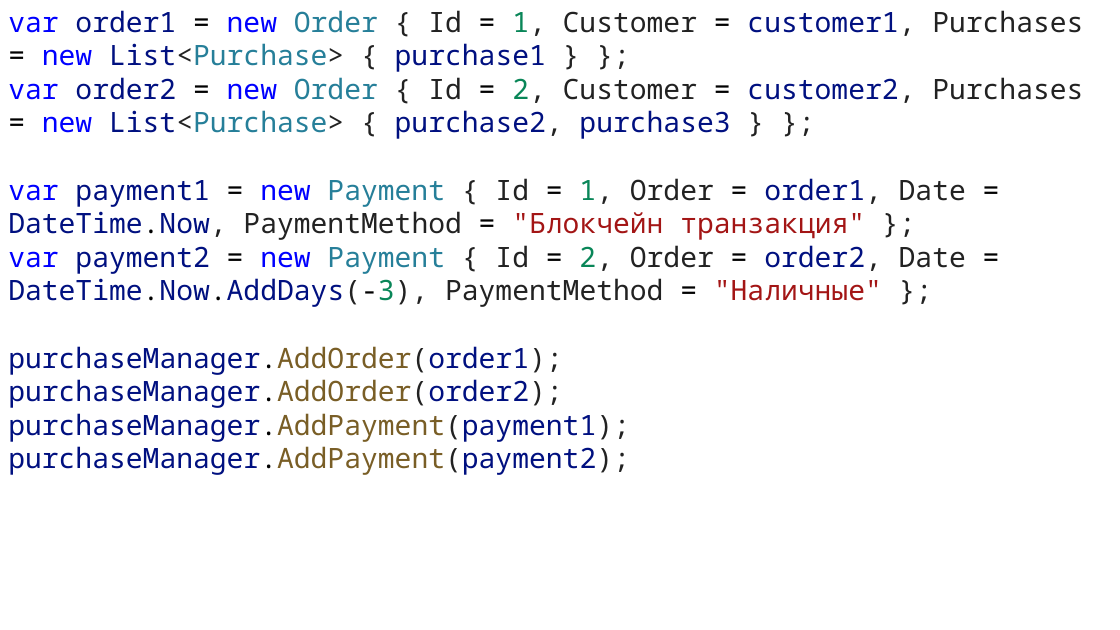
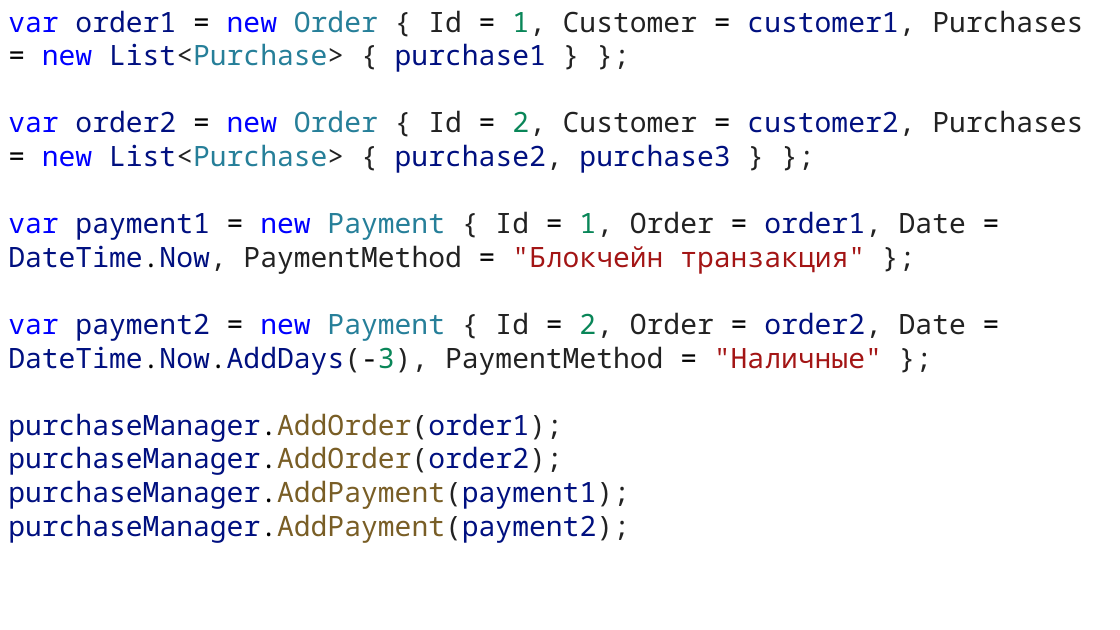
Before and after one commit to DaniilKlyukin/ITiP-3, a slide deck: slide 15 of Лекции/ИТиП 3 API.pptx. Drawn at 1120x630 pixels with LibreOffice and Linux fonts; fonts in the diff are those of the drawing. Boxes give left, top, right and bottom in pixels: in the first picture for what was removed or moved away, otherwise in the second. Text is boxed around its words. In the diff, an @@ line names an element or a change of style, - is before the commit and + after.

```diff
--- a/Лекции/ИТиП 3 API.pptx
+++ b/Лекции/ИТиП 3 API.pptx
@@ text "var order1 = new Order ..." rewrapped from (8, 10, 1083, 475) to (8, 10, 1083, 543) @@
```
